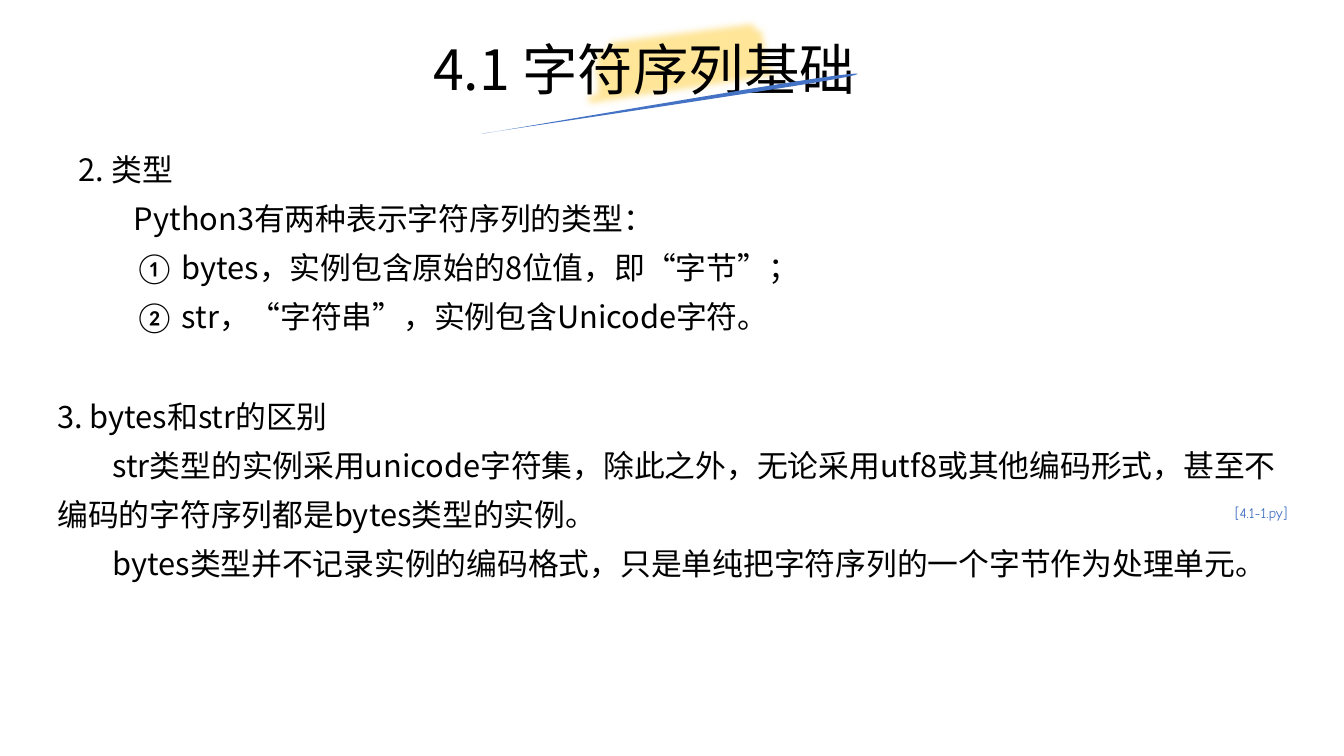
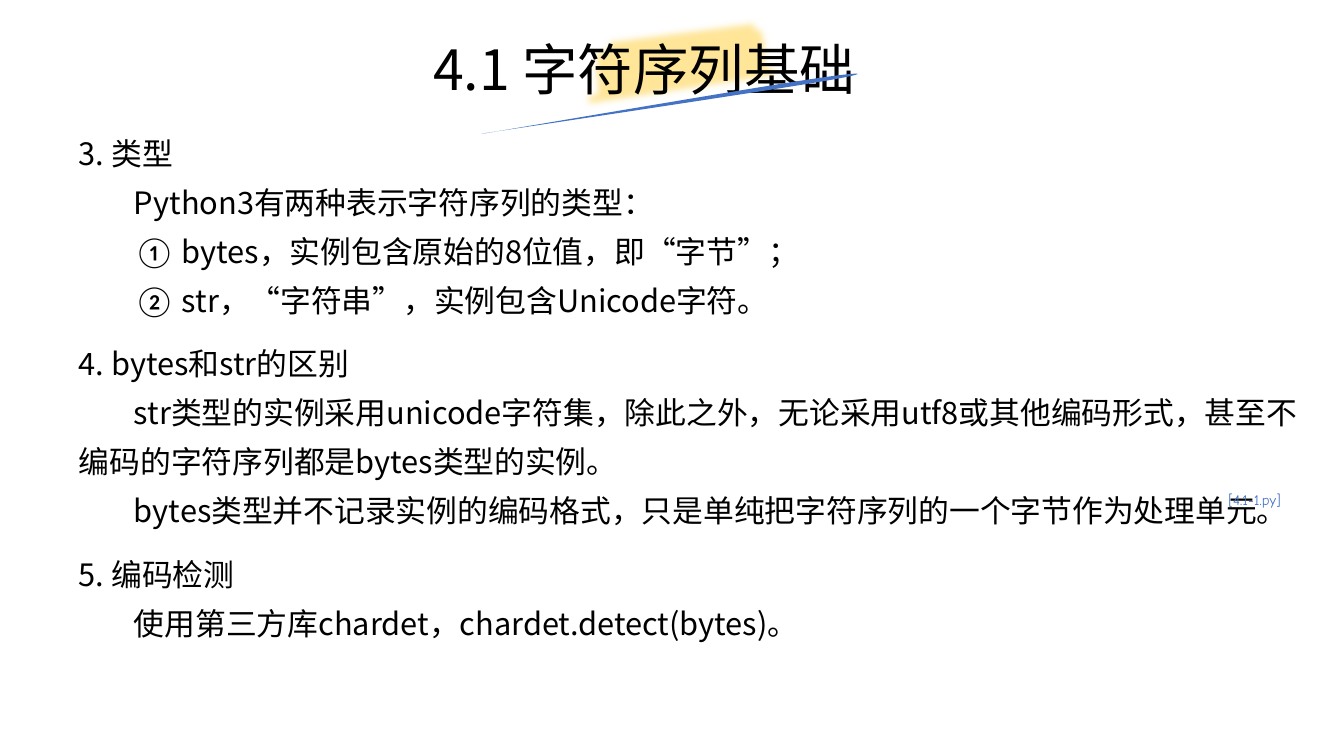
Before and after one commit to yiwenliu/CorePython, a slide deck: slide 19 of PPT/CorePython.pptx (slide 18 before the commit). Drawn at 1344x756 pixels with LibreOffice and Linux fonts; fonts in the diff are those of the drawing. Boxes give left, top, right and bottom in pixels: in the first picture for what was removed or moved away, otherwise in the second. Text is boxed around its words. In the diff, an @@ line names an element or a change of style, - is before the commit and + after.

```diff
--- a/PPT/CorePython.pptx
+++ b/PPT/CorePython.pptx
@@ text "3. 类型": place and size @@
-text "3. 类型" at [79,155,799,334]
+text "3. 类型" at [79,139,799,318]
@@ text at [79,139,172,168]: text changed @@
-2. 类型
+3. 类型
@@ text "4. bytes和str的区别": place and size @@
-text "4. bytes和str的区别" at [57,402,1276,582]
+text "4. bytes和str的区别" at [79,349,1297,529]
@@ text at [79,349,349,382]: text changed @@
-3. bytes和str的区别
+4. bytes和str的区别
@@ text "[4.1-1.py]": place and size @@
-text "[4.1-1.py]" at [1235,506,1287,521]
+text "[4.1-1.py]" at [1228,493,1280,511]
@@ text added at [79,560,799,642], 22 pt, text #000000 @@
+5. 编码检测
+使用第三方库chardet，chardet.detect(bytes)。
```
Also in this commit, not shown: 4 other slides changed, 4 slides added, 1 slide removed, 1 other file.
